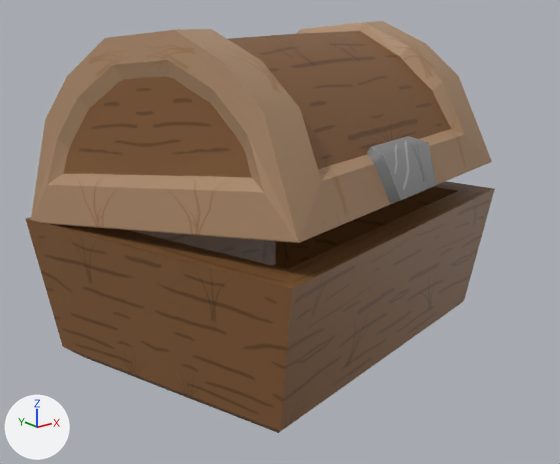
One commit to the FBX model Major Production - Team 1 Project - AIE/Assets/Models/chest/obj_chest_scare.fbx: the scene before it, then after it.
Before and after are seen from a camera (50 mm lens) standing at (-0.677, -0.648, 0.5) and looking at (0.009, 0.209, 0.157). Every picture has the same lights, and +X, +Y and +Z are marked at lower left.

Objects in the first picture: 'geo_chestBottom', 'geo_chestTop'.
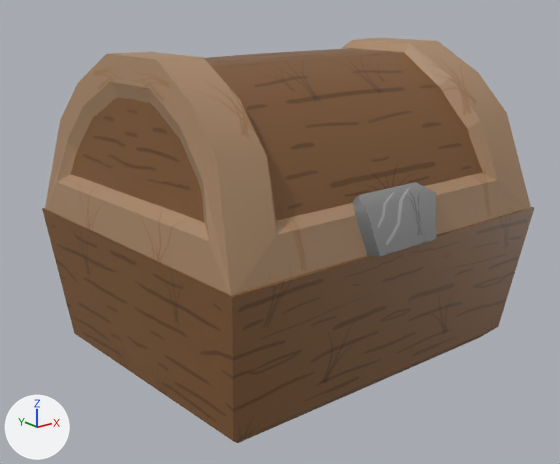
Commit message: updated chest_scare model

ob_grp_chest is not drawn itself; it is the parent of ob_geo_chesttop, ob_geo_chestbottom.

Location of each change, (x1, y1, x2, y2) in pixels of the pictures (560 x 464 px):
```json
{"object": "geo_chestTop", "change": "moved, turned", "before": [31, 21, 492, 243], "after": [45, 38, 531, 295]}
{"object": "geo_chestBottom", "change": "moved, turned", "before": [26, 181, 495, 433], "after": [42, 207, 534, 443]}
```

The change, as JSON lines over the scene's bpy script:
```json
{"op": "set", "path": "ob_geo_chesttop.rotation_euler", "old": "(-0.113, 0.0237, 0.0132)", "new": "(0.0, 0.0, 0.0)", "note": "degrees (-6.5, 1.4, 0.8) -> degrees (0, 0, 0)"}
{"op": "set", "path": "ob_geo_chesttop.location", "old": "(-5.167, 20.18, -18.63)", "new": "(-5.789, 20.18, -21.12)"}
{"op": "set", "path": "ob_grp_chest.location", "old": "(0.0, 0.242, 0.0)", "new": "(0.000119, 0.185, 0.0)"}
{"op": "set", "path": "ob_grp_chest.rotation_euler", "old": "(1.571, 0.0, 0.0)", "new": "(1.571, 0.0, -0.234)", "note": "degrees (90, 0, 0) -> degrees (90, 0, -13)"}
{"op": "set", "path": "ob_geo_chestbottom.location", "old": "(1.587, 10.46, 1.611)", "new": "(0.965, 10.46, -0.884)"}
```
